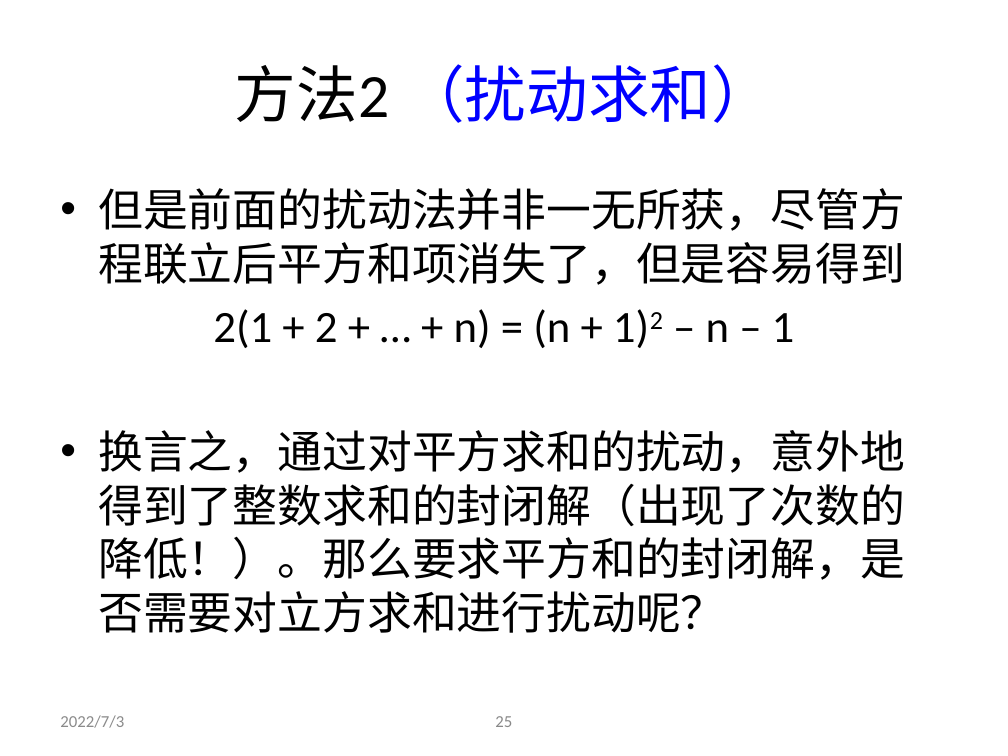
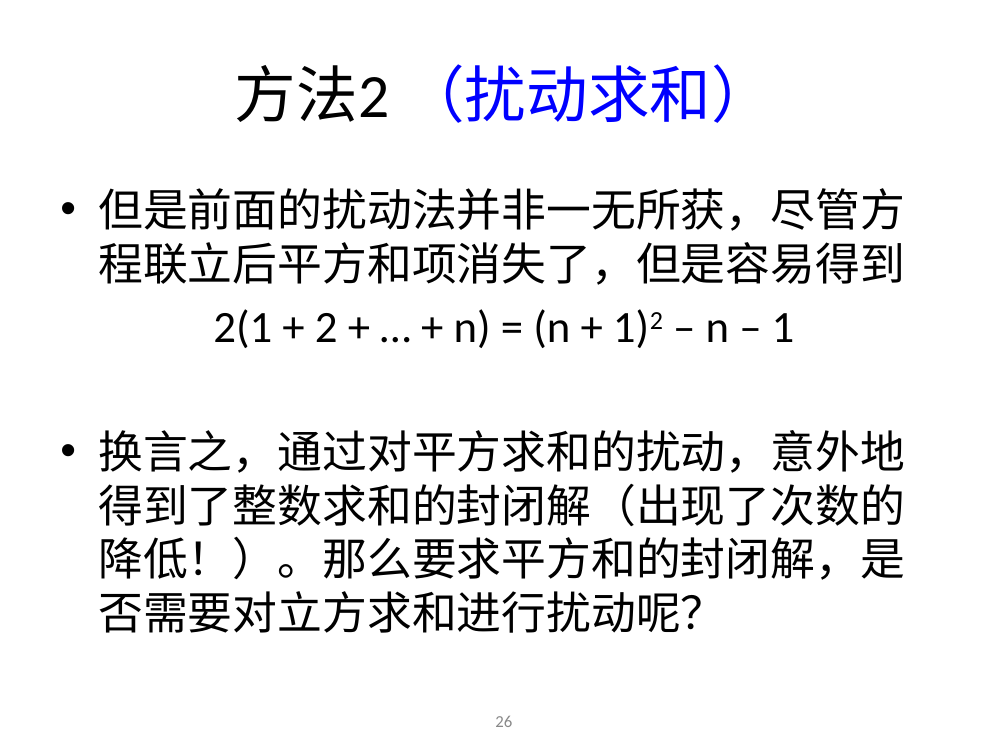
Before and after one commit to kaiyiya/deep_learning, a slide deck: slide 26 of homework/具体数学/ppt/2-2第二章.pptx (slide 25 before the commit). Drawn at 1008x756 pixels with LibreOffice and Linux fonts; fonts in the diff are those of the drawing. Boxes give left, top, right and bottom in pixels: in the first picture for what was removed or moved away, otherwise in the second. Text is boxed around its words. In the diff, an @@ line names an element or a change of style, - is before the commit and + after.

```diff
--- a/homework/具体数学/ppt/2-2第二章.pptx
+++ b/homework/具体数学/ppt/2-2第二章.pptx
@@ text removed at (60,715,124,728) @@
-2022/7/3
@@ page number at (495,716,512,727): text changed @@
-25
+26
```
Also in this commit, not shown: 32 other slides changed, 1 slide added, 6 other files.
